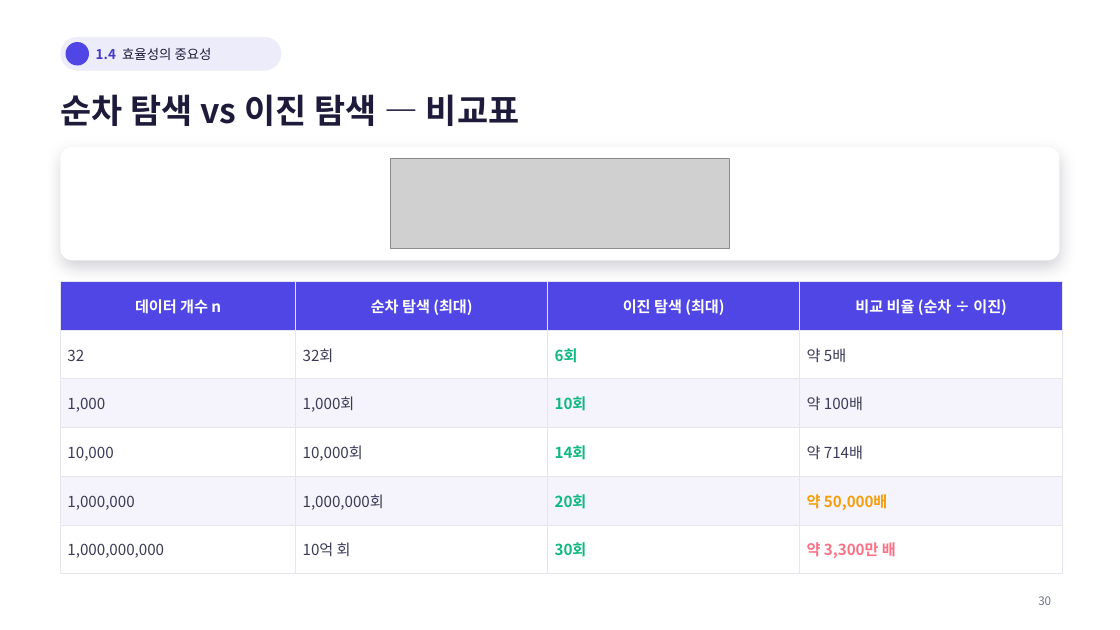
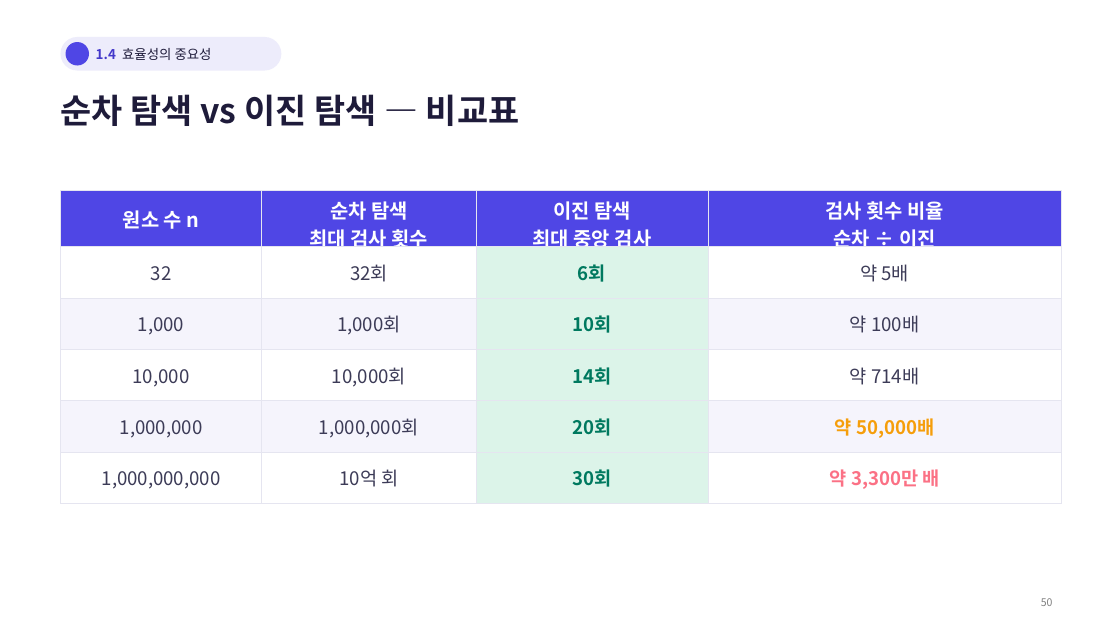
Before and after one commit to Sangdon-Park/Sangdon-Park.github.io, a slide deck: slide 50 of data/알고리즘/1장_알고리즘과_복잡도분석.pptx (slide 31 before the commit). Drawn at 1120x630 pixels with LibreOffice and Linux fonts; fonts in the diff are those of the drawing; grey boxes stand for pictures; background and template pictures are left out. Boxes give left, top, right and bottom in pixels: in the first picture for what was removed or moved away, otherwise in the second. Text is boxed around its words. In the diff, an @@ line names an element or a change of style, - is before the commit and + after.

```diff
--- a/data/알고리즘/1장_알고리즘과_복잡도분석.pptx
+++ b/data/알고리즘/1장_알고리즘과_복잡도분석.pptx
@@ rounded rectangle removed at (60,147,1060,260) @@
@@ picture removed at (391,159,730,249) @@
@@ table at (60,191,1062,499) @@
-row 1: 데이터 개수 n | 순차 탐색 (최대) | 이진 탐색 (최대) | 비교 비율 (순차 ÷ 이진)
+row 1: 원소 수 n | 순차 탐색 / 최대 검사 횟수 | 이진 탐색 / 최대 중앙 검사 | 검사 횟수 비율 / 순차 ÷ 이진
@@ fill #FFFFFF to #DCF4E9 in 3 cells @@
@@ fill #F5F4FC to #DCF4E9 in 2 cells @@
@@ size 13 to 16 pt in "32", "32회", "6회", "약 5배" and 16 more places @@
@@ text colour #10B981 to #00795F in "6회", "10회", "14회", "20회" and 1 more places @@
@@ alignment left to centre @@
@@ table: place and size @@
-table at (60,281,1063,574)
+table at (60,191,1062,499)
@@ text removed at (1038,596,1051,605) @@
-30
@@ text added at (1041,598,1053,606), 9 pt, text #808080 @@
+50
```
Also in this commit, not shown: 47 other slides changed, 44 slides added, 12 slides removed.
